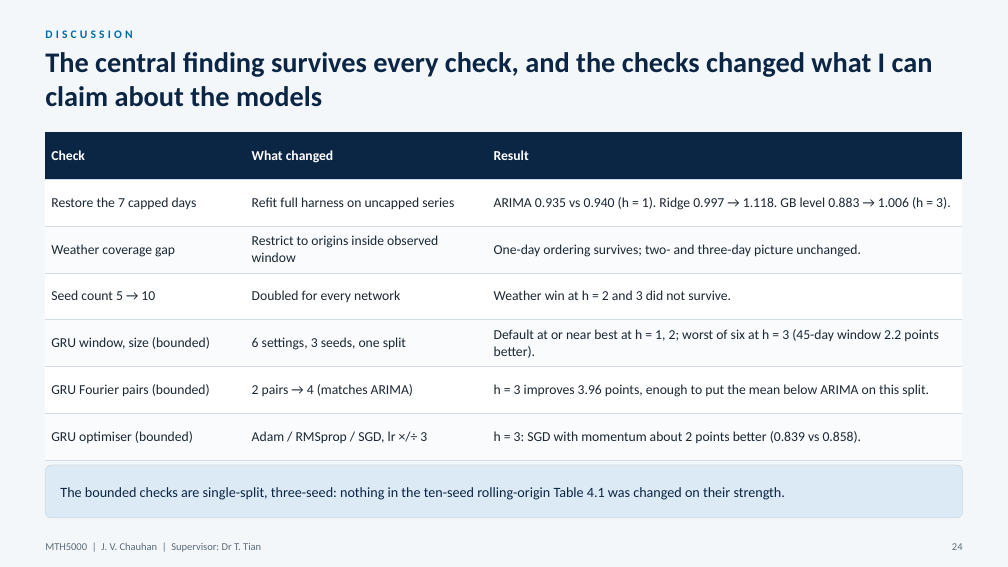
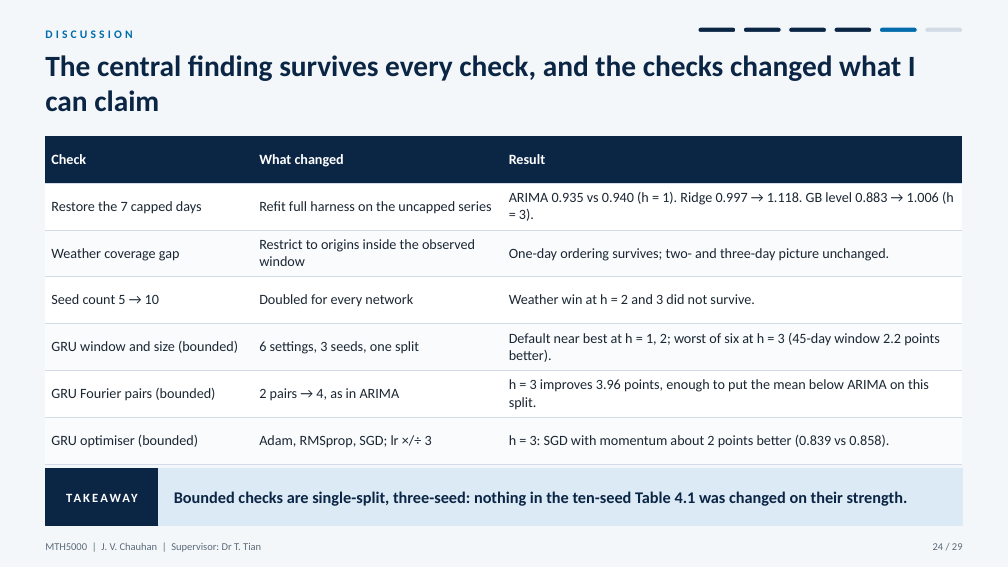
Before and after one commit to JC16092/mth5000-aqi-forecast, a slide deck: slide 24 of presentation_new/MTH5000_oral_presentation.pptx. Drawn at 1008x567 pixels with LibreOffice and Linux fonts; fonts in the diff are those of the drawing. Boxes give left, top, right and bottom in pixels: in the first picture for what was removed or moved away, otherwise in the second. Text is boxed around its words. In the diff, an @@ line names an element or a change of style, - is before the commit and + after.

```diff
--- a/presentation_new/MTH5000_oral_presentation.pptx
+++ b/presentation_new/MTH5000_oral_presentation.pptx
@@ rounded rectangle added at bbox=[698, 27, 736, 33], fill #0B2545, outline #F4F7FA 1 pt @@
@@ rounded rectangle added at bbox=[743, 27, 781, 33], fill #0B2545, outline #F4F7FA 1 pt @@
@@ rounded rectangle added at bbox=[789, 27, 827, 33], fill #0B2545, outline #F4F7FA 1 pt @@
@@ rounded rectangle added at bbox=[834, 27, 872, 33], fill #0B2545, outline #F4F7FA 1 pt @@
@@ rounded rectangle added at bbox=[879, 27, 917, 33], fill #006CAB, outline #F4F7FA 1 pt @@
@@ rounded rectangle added at bbox=[925, 27, 963, 33], fill #D3DCE6, outline #F4F7FA 1 pt @@
@@ text at bbox=[45, 55, 916, 112]: text changed; size 27 to 28 pt @@
-The central finding survives every check, and the checks changed what I can claim about the models
+The central finding survives every check, and the checks changed what I can claim
@@ table at bbox=[45, 136, 963, 452] @@
-row 2, column 2: Refit full harness on uncapped series
+row 2, column 2: Refit full harness on the uncapped series
-row 3, column 2: Restrict to origins inside observed window
+row 3, column 2: Restrict to origins inside the observed window
-row 5, column 1: GRU window, size (bounded)
+row 5, column 1: GRU window and size (bounded)
-row 5, column 3: Default at or near best at h = 1, 2; worst of six at h = 3 (45-day window 2.2 points better).
+row 5, column 3: Default near best at h = 1, 2; worst of six at h = 3 (45-day window 2.2 points better).
-row 6, column 2: 2 pairs → 4 (matches ARIMA)
+row 6, column 2: 2 pairs → 4, as in ARIMA
-row 7, column 2: Adam / RMSprop / SGD, lr ×/÷ 3
+row 7, column 2: Adam, RMSprop, SGD; lr ×/÷ 3
@@ size 13 to 13.5 pt in "Check", "What changed", "Result", "Restore the 7 capped days" and 11 more places @@
@@ table: place and size @@
-table at bbox=[45, 132, 963, 447]
+table at bbox=[45, 136, 963, 452]
@@ rounded rectangle removed at bbox=[45, 465, 963, 518] @@
@@ rectangle added at bbox=[45, 469, 159, 526], fill #0B2545, outline #0B2545 1 pt @@
@@ text added at bbox=[45, 469, 159, 526], 12 pt, text #FFFFFF, bold @@
+TAKEAWAY
@@ rectangle added at bbox=[159, 469, 963, 526], fill #DCEAF5, outline #DCEAF5 1 pt @@
@@ text at bbox=[174, 491, 908, 506]: text changed; size 13.5 to 15.5 pt; bold on @@
-The bounded checks are single-split, three-seed: nothing in the ten-seed rolling-origin Table 4.1 was changed on their strength.
+Bounded checks are single-split, three-seed: nothing in the ten-seed Table 4.1 was changed on their strength.
@@ text at bbox=[933, 543, 963, 550]: text changed @@
-24
+24 / 29
```
Also in this commit, not shown: 31 other slides changed, 6 slides added, 1 slide removed, 6 other files.
